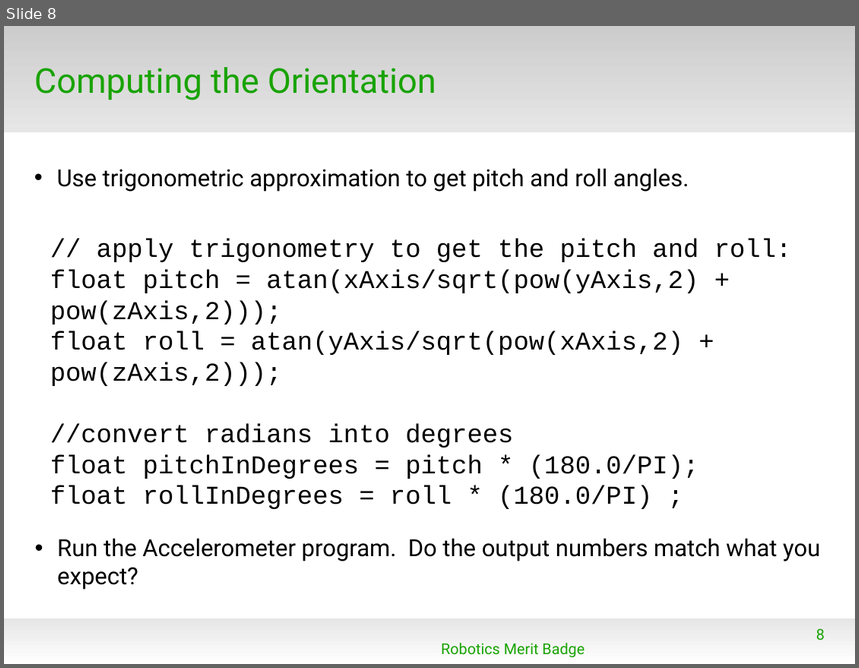
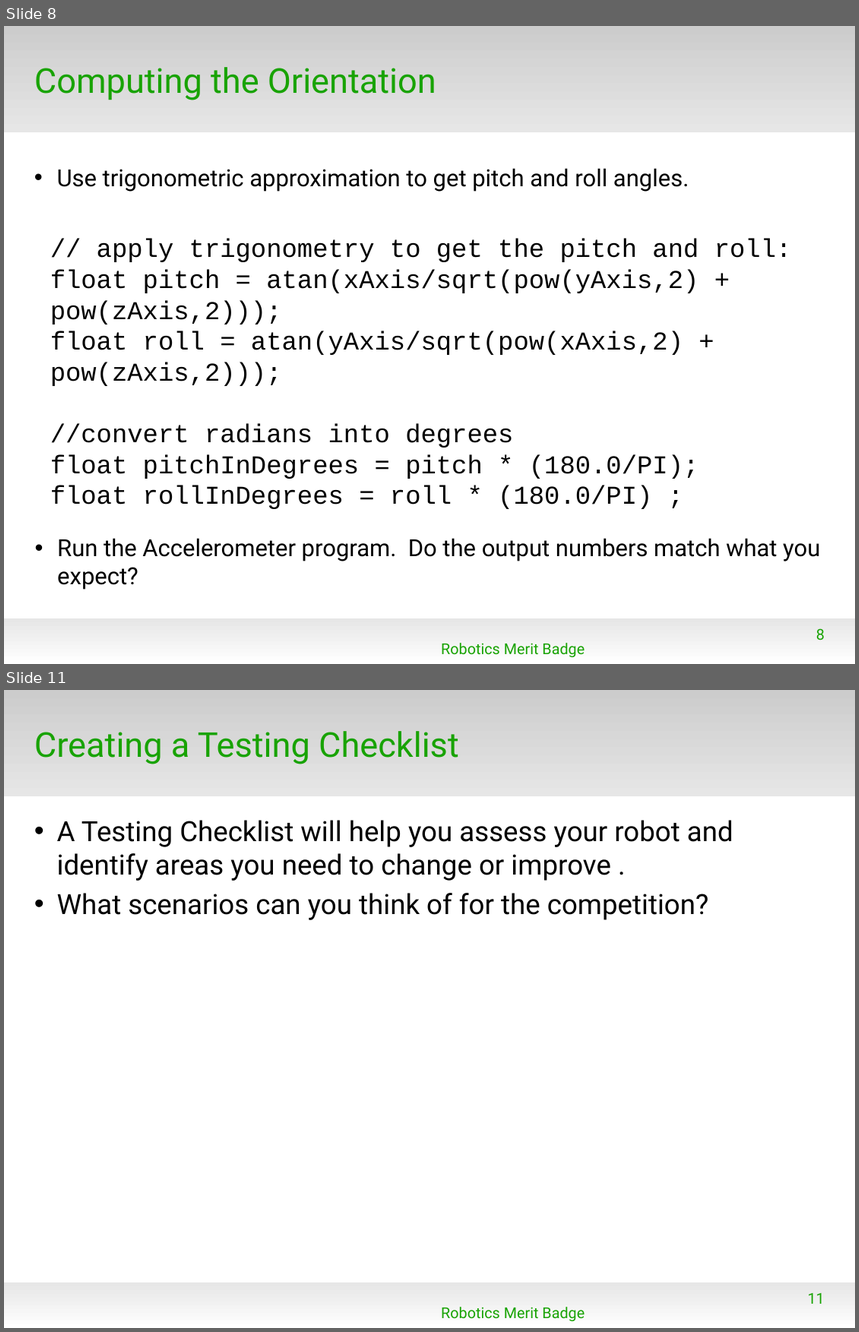
Before and after one commit to spiderman-2099/RoboticsMB, a slide deck: doc/RMB_Session4.odp. Shown one above the other, each under a label of ours: slide 8 before the commit, slides 8 and 11 after it; the slides between them are not shown. The pictures are 859x668 and 859x1332 pixels, drawn with LibreOffice and Linux fonts; fonts in the diff are those of the drawing; background and template pictures are left out. Boxes give left, top, right and bottom in pixels: in the first picture for what was removed or moved away, otherwise in the second. Text is boxed around its words. In the diff, an @@ line names an element or a change of style, - is before the commit and + after.

Commit message:
Update with test checklist

```diff
--- a/doc/RMB_Session4.odp
+++ b/doc/RMB_Session4.odp
@@ slide 11 added at [4, 690, 855, 1328], background #FFFFFF; not listed: 2 template elements that a slide beside it also shows @@
@@ title added at [34, 731, 459, 764], 32 pt, text #18A303 @@
+Creating a Testing Checklist
@@ text added at [57, 820, 734, 920], 26 pt, text #000000 @@
+• A Testing Checklist will help you assess your robot and identify areas you need to change or improve .
+• What scenarios can you think of for the competition?
@@ page number added at [808, 1293, 825, 1304], 14 pt, text #18A303 @@
+11
@@ text added at [441, 1307, 585, 1322], 14 pt, text #18A303 @@
+Robotics Merit Badge
```
Also in this commit, not shown: 2 slides changed, 1 other slide added, 2 slides removed.
